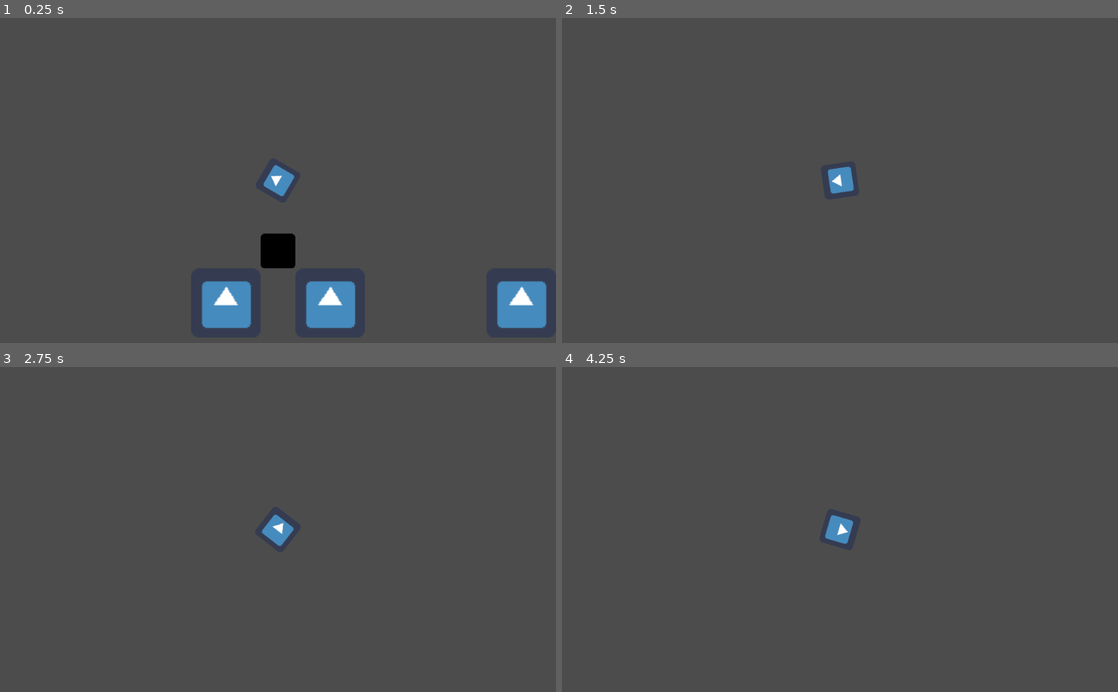
Above: before the commit, frames 1-4 (two rows, left to right).
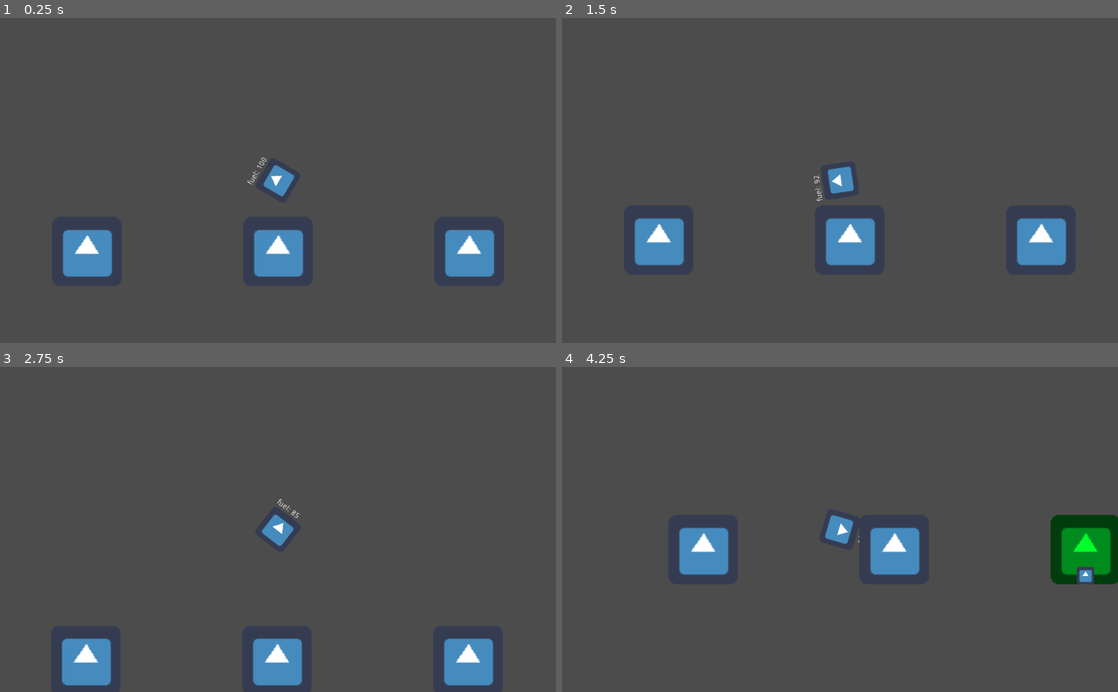
Above: after the commit, the same moments.

Repository: 2qar/treegame
Game: Godot game, scene res://world.tscn
The game is run twice, just before and just after one commit, with the same random seed, the same clock (stepped at 60 frames per second) and the same inputs. The engine's default icon, where the game draws it, is replaced by a stand-in: a white triangle on a blue panel in a dark square.
Inputs (mouse positions are in pixels of both pictures, inside the frame that each line leads up to):
- Up to frame 1 (0.25 s): no input
- Up to frame 2 (1.5 s): move the mouse to (962, 164) at 0.52 s; press the mouse at (962, 164) at 0.53 s; move the mouse to (728, 196) at 1.27 s; release the mouse at (728, 196) at 1.28 s; click (728, 196) at 1.35 s
- Up to frame 3 (2.75 s): move the mouse to (333, 458) at 2.02 s; press the mouse at (333, 458) at 2.03 s
- Up to frame 4 (4.25 s): move the mouse to (812, 594) at 2.77 s; release the mouse at (812, 594) at 2.78 s; click (812, 594) at 2.85 s; tap Enter at 3.5 s; move the mouse to (1006, 578) at 3.52 s; press the mouse at (1006, 578) at 3.53 s

The runs differ from the first frame. In frame 1, 7.8% of the frame differs, in the area x 11-99%, y 42-96%; in frame 2, 3.9%; in frame 3, 3.9%; in frame 4, 5.1%.

Commit message:
fuel, spawn on top of house

Diff:
--- a/test.gd
+++ b/test.gd
@@ -1,10 +1,18 @@
 extends RigidBody2D
 
-var max_speed = 1500
+onready var fuel_label = $fuel
+
+const MAX_SPEED = 1500
 
 var game_over = false
 var near_house = false
 var house_position = Vector2()
+
+export var fly_seconds = 10
+var fuel = 60 * fly_seconds
+var starting_fuel = fuel
+
+var score = 0
 
 func _ready():
 	var launch_force = 300
@@ -16,9 +24,9 @@
 ### SPEED CAP ###
 func get_capped_speed(speed):
 	if speed < 0:
-		return max(speed, -max_speed)
+		return max(speed, -MAX_SPEED)
 	else:
-		return min(speed, max_speed)
+		return min(speed, MAX_SPEED)
 
 func cap_speed():
 	var velocity = self.linear_velocity
@@ -31,10 +39,14 @@
 	var mouse_pos = get_global_mouse_position()
 	var dir = (mouse_pos - self.position).normalized()
 	self.apply_impulse(Vector2(), dir * speed)
+	fuel -= 1
 
 func _integrate_forces(state):
+	fuel_label.text = "fuel: %.f" % ((float(fuel) / starting_fuel) * 100)
+
+	linear_velocity.y += 8
 	cap_speed()
-	if Input.is_action_pressed("left_click"):
+	if Input.is_action_pressed("left_click") and fuel > 0:
 		move_to_mouse(25)
 
 func _physics_process(delta):
--- a/world.gd
+++ b/world.gd
@@ -1,49 +1,49 @@
 extends Node2D
+
+onready var tree = get_node("tree")
 
 var house = preload("res://house.tscn")
 var victory_house = preload("res://victory_house.tscn")
 
+export(int) var house_count = 25
+export(int) var house_padding = 3
+
 var left_start = 396
 var right_start = 576
 const STEP = 176 * 2
+var houses = []
 
-func _create_house(start, type, index, extra_start=0):
+func _create_house(type, index):
 	var curr_house = type.instance()
 	add_child(curr_house)
-	curr_house.position = Vector2(start + extra_start + STEP * index, 656)
+	curr_house.position = Vector2(STEP * index, 656)
 	return curr_house
 
 func _ready():
 	randomize()
 	var victory_house_exists = false
-	var houses = []
 
-	# create some filler houses
-	for i in range(0, 5):
-		_create_house(right_start, house, i)
+	for i in range(0, house_count + 1):
+		houses.append(_create_house(house, i))
 
-	# randomly place the chosen house
-	for i in range(0, 5):
-		var curr_house = null
-		# FIXME: v
-		var rand_num = rand_range(0, 6)
-		if rand_num < 4 or victory_house_exists:
-			curr_house = house
-		else:
-			curr_house = victory_house
-			victory_house_exists = true
+	var tree_index = ceil(house_count / 2) - 1
+	var tree_house = houses[tree_index]
+	var tree_spawn = tree_house.position + Vector2(0, -48)
+	tree.position = tree_spawn
 
-		houses.append(_create_house(right_start, curr_house, i + 5))
-		if curr_house == victory_house:
-			houses[i].emit_created()
+	var victory_house_index = 0
+	if int(rand_range(0, 2)) == 0:
+		victory_house_index = rand_range(0, tree_index + 1 - house_padding)
+	else:
+		victory_house_index = rand_range(tree_index + house_padding, houses.size())
 
-	if not victory_house_exists:
-		var victory_house_index = rand_range(0, houses.size())
-		var selected_house = houses[victory_house_index]
+	victory_house_index = int(victory_house_index)
+	print("victory_house_index: ", victory_house_index)
+	var selected_house = houses[victory_house_index]
 
-		var new_house = victory_house.instance()
-		var new_house_pos = selected_house.position
-		selected_house.queue_free()
-		add_child(new_house)
-		new_house.position = new_house_pos
-		new_house.emit_created()
+	var new_house = victory_house.instance()
+	var new_house_pos = selected_house.position
+	selected_house.queue_free()
+	add_child(new_house)
+	new_house.position = new_house_pos
+	new_house.emit_created()
--- a/world.tscn
+++ b/world.tscn
@@ -1,11 +1,9 @@
-[gd_scene load_steps=9 format=2]
+[gd_scene load_steps=7 format=2]
 
 [ext_resource path="res://world.gd" type="Script" id=1]
 [ext_resource path="res://test.gd" type="Script" id=2]
 [ext_resource path="res://icon.png" type="Texture" id=3]
 [ext_resource path="res://camera.gd" type="Script" id=4]
-[ext_resource path="res://test_box.tscn" type="PackedScene" id=5]
-[ext_resource path="res://house.tscn" type="PackedScene" id=6]
 
 [sub_resource type="CircleShape2D" id=1]
 
@@ -20,6 +18,8 @@
 [node name="world" type="Node2D" index="0"]
 
 script = ExtResource( 1 )
+house_count = 25
+house_padding = 3
 
 [node name="tree" type="RigidBody2D" parent="." index="0"]
 
@@ -47,6 +47,7 @@
 __meta__ = {
 "_edit_group_": true
 }
+fly_seconds = 10
 
 [node name="sprite" type="Sprite" parent="tree" index="0"]
 
@@ -110,10 +111,25 @@
 shape = SubResource( 2 )
 _sections_unfolded = [ "Transform", "Visibility" ]
 
-[node name="box" parent="." index="1" instance=ExtResource( 5 )]
+[node name="fuel" type="Label" parent="tree" index="4"]
 
-[node name="house" parent="." index="2" instance=ExtResource( 6 )]
-
-position = Vector2( 384, 656 )
+anchor_left = 0.0
+anchor_top = 0.0
+anchor_right = 0.0
+anchor_bottom = 0.0
+margin_left = -32.0
+margin_top = -48.0
+margin_right = 8.0
+margin_bottom = -34.0
+rect_pivot_offset = Vector2( 0, 0 )
+rect_clip_content = false
+mouse_filter = 2
+mouse_default_cursor_shape = 0
+size_flags_horizontal = 1
+size_flags_vertical = 4
+text = "fuel"
+percent_visible = 1.0
+lines_skipped = 0
+max_lines_visible = -1
 
 [connection signal="area_entered" from="tree/bottom" to="tree" method="_on_bottom_area_entered"]
